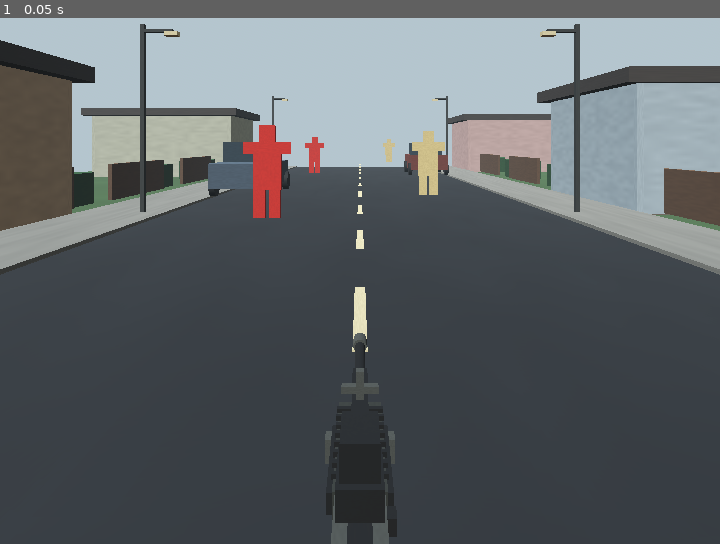
Above: before the commit, frame 1.
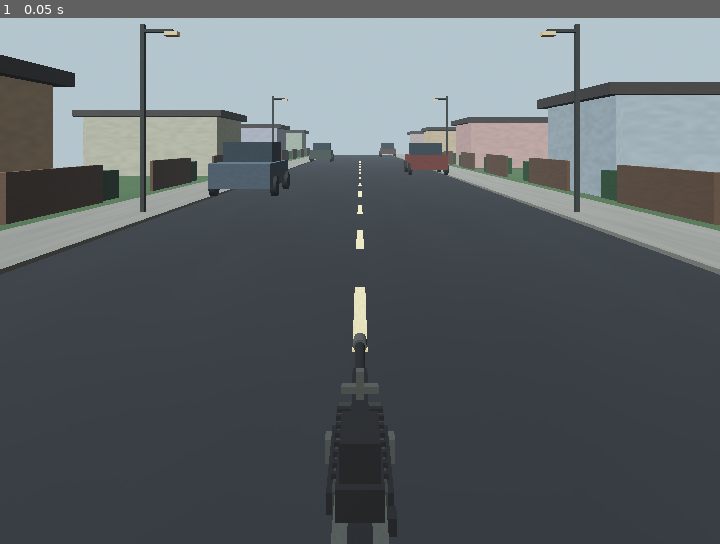
Above: after the commit, the same moment.

Repository: goldenroar1804-dev/Iron-veil
Game: Godot game, scene res://scenes/main.tscn
Same seed, same stepped clock (60 frames per second), same inputs: the game is played once before the commit and once after it.
Inputs:
- Up to frame 1 (0.05 s): no input

The runs differ from the first frame. In frame 1, 7.5% of the frame differs, in the area x 0-100%, y 4-41%.

Commit message:
Add building and vehicle colliders, randomized indoor targets and expanded suburban map

Diff:
--- a/scripts/main.gd
+++ b/scripts/main.gd
@@ -385,11 +385,11 @@
 # ---------------------------------------------------------------------------
 
 func _build_suburban_block() -> void:
-    _add_box("GrassLot", Vector3(34, 0.18, 42), Vector3(0, -0.16, -16), Color(0.20, 0.29, 0.17))
-    _add_box("AsphaltStreet", Vector3(9.0, 0.12, 42), Vector3(0, -0.045, -16), Color(0.105, 0.115, 0.12))
-    _add_box("LeftSidewalk", Vector3(2.0, 0.16, 42), Vector3(-5.5, 0.0, -16), Color(0.42, 0.42, 0.39))
-    _add_box("RightSidewalk", Vector3(2.0, 0.16, 42), Vector3(5.5, 0.0, -16), Color(0.42, 0.42, 0.39))
-    for z in range(0, 42, 4):
+    _add_box("GrassLot", Vector3(40, 0.18, 82), Vector3(0, -0.16, -39), Color(0.20, 0.29, 0.17))
+    _add_box("AsphaltStreet", Vector3(9.0, 0.12, 82), Vector3(0, -0.045, -39), Color(0.105, 0.115, 0.12))
+    _add_box("LeftSidewalk", Vector3(2.0, 0.16, 82), Vector3(-5.5, 0.0, -39), Color(0.42, 0.42, 0.39))
+    _add_box("RightSidewalk", Vector3(2.0, 0.16, 82), Vector3(5.5, 0.0, -39), Color(0.42, 0.42, 0.39))
+    for z in range(0, 82, 4):
         _add_box("CenterRoadDash_%d" % z, Vector3(0.12, 0.012, 1.8), Vector3(0, 0.02, -float(z) - 1.0), Color(0.78, 0.73, 0.53))
 
     var sun := DirectionalLight3D.new()
@@ -398,28 +398,47 @@
     add_child(sun)
 
     # Simple low-poly houses on both sides of the street.
-    _build_house("House_Left_Front", Vector3(-10.0, 0.0, -9.0), Color(0.66, 0.57, 0.45))
-    _build_house("House_Right_Front", Vector3(10.0, 0.0, -15.0), Color(0.55, 0.61, 0.63))
-    _build_house("House_Left_Back", Vector3(-10.0, 0.0, -29.0), Color(0.62, 0.63, 0.54))
-    _build_house("House_Right_Back", Vector3(10.0, 0.0, -34.0), Color(0.67, 0.55, 0.52))
+    var house_centers: Array[Vector3] = [
+        Vector3(-11, 0, -10), Vector3(11, 0, -18),
+        Vector3(-11, 0, -30), Vector3(11, 0, -38),
+        Vector3(-11, 0, -50), Vector3(11, 0, -58),
+        Vector3(-11, 0, -70), Vector3(11, 0, -76)
+    ]
+    var house_colors: Array[Color] = [
+        Color(0.66, 0.57, 0.45), Color(0.55, 0.61, 0.63),
+        Color(0.62, 0.63, 0.54), Color(0.67, 0.55, 0.52),
+        Color(0.58, 0.60, 0.65), Color(0.68, 0.62, 0.49),
+        Color(0.54, 0.61, 0.53), Color(0.64, 0.57, 0.55)
+    ]
+    for i in range(house_centers.size()):
+        var house_name := "House_%02d" % i
+        _build_house(house_name, house_centers[i], house_colors[i])
+        _spawn_random_house_targets(house_name, house_centers[i])
 
     # Low privacy fences, gates, hedges and street furniture make cover lanes.
     for side in [-1.0, 1.0]:
-        for i in range(5):
-            var zpos := -5.0 - float(i) * 6.0
+        for i in range(10):
+            var zpos := -5.0 - float(i) * 7.5
             _add_box("Fence_%s_%d" % [str(side), i], Vector3(0.12, 1.05, 4.0), Vector3(side * 7.2, 0.55, zpos), Color(0.31, 0.23, 0.16))
             _add_box("Hedge_%s_%d" % [str(side), i], Vector3(1.0, 0.85, 2.4), Vector3(side * 7.8, 0.45, zpos - 2.1), Color(0.12, 0.25, 0.13))
         _add_streetlight(side * 5.0, -12.0)
         _add_streetlight(side * 5.0, -30.0)
 
-    _build_parked_car("ParkedCar_Left", Vector3(-3.5, 0.0, -17.0), Color(0.22, 0.27, 0.31))
-    _build_parked_car("ParkedCar_Right", Vector3(3.5, 0.0, -28.0), Color(0.35, 0.16, 0.12))
-
-    # CQB silhouette targets in staggered lanes, with separate physics hitboxes.
-    _build_cqb_target("CQB_Target_01", Vector3(-1.6, 0.0, -9.0), Color(0.72, 0.13, 0.09))
-    _build_cqb_target("CQB_Target_02", Vector3(1.7, 0.0, -13.0), Color(0.76, 0.67, 0.43))
-    _build_cqb_target("CQB_Target_03", Vector3(-2.0, 0.0, -23.0), Color(0.72, 0.13, 0.09))
-    _build_cqb_target("CQB_Target_04", Vector3(2.0, 0.0, -36.0), Color(0.76, 0.67, 0.43))
+    _build_parked_car("ParkedCar_Left_01", Vector3(-3.5, 0.0, -17.0), Color(0.22, 0.27, 0.31))
+    _build_parked_car("ParkedCar_Right_01", Vector3(3.5, 0.0, -28.0), Color(0.35, 0.16, 0.12))
+    _build_parked_car("ParkedCar_Left_02", Vector3(-3.5, 0.0, -48.0), Color(0.19, 0.24, 0.20))
+    _build_parked_car("ParkedCar_Right_02", Vector3(3.5, 0.0, -66.0), Color(0.28, 0.20, 0.16))
+
+
+
+func _spawn_random_house_targets(house_name: String, center: Vector3) -> void:
+    # Each house receives a randomized number and arrangement of indoor CQB targets.
+    var count := randi_range(1, 3)
+    for n in range(count):
+        var local_x := randf_range(-2.2, 2.2)
+        var local_z := randf_range(-1.5, 1.45)
+        var tint := Color(0.72, 0.13, 0.09) if randf() < 0.5 else Color(0.76, 0.67, 0.43)
+        _build_cqb_target("%s_RandomCQB_%02d" % [house_name, n], center + Vector3(local_x, 0, local_z), tint)
 
 func _build_house(label: String, center: Vector3, wall_color: Color) -> void:
     # Enterable shell with a doorway opening and a walkable interior floor.
@@ -510,6 +529,16 @@
     box.position = location
     box.material_override = _material(tint)
     add_child(box)
+    # Every static architectural/vehicle box receives a matching physics collider.
+    var body := StaticBody3D.new()
+    body.name = label + "_Collider"
+    body.position = location
+    var collision := CollisionShape3D.new()
+    var shape := BoxShape3D.new()
+    shape.size = dimensions
+    collision.shape = shape
+    body.add_child(collision)
+    add_child(body)
     return box
 
 func _setup_visual_quality() -> void:
